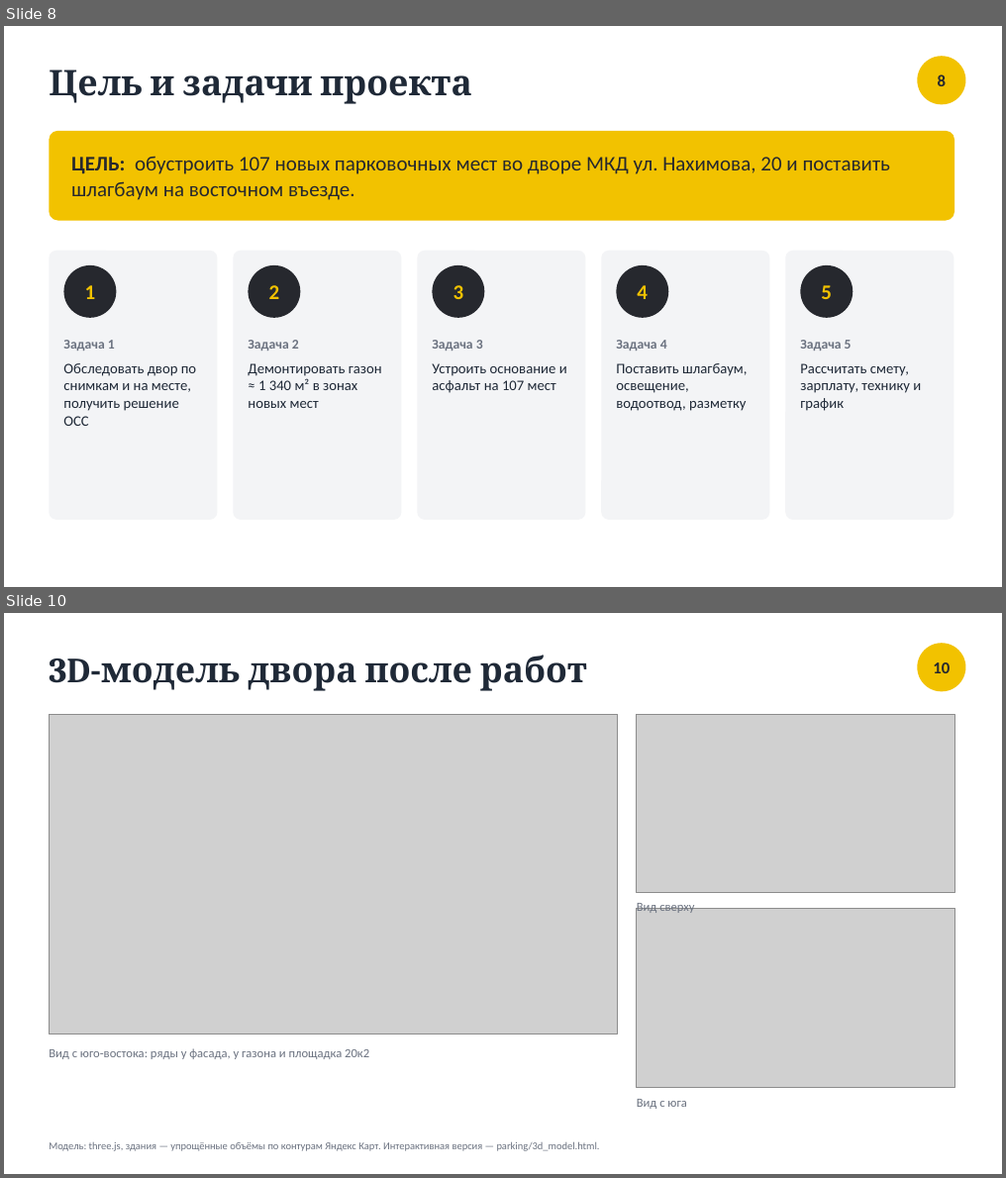
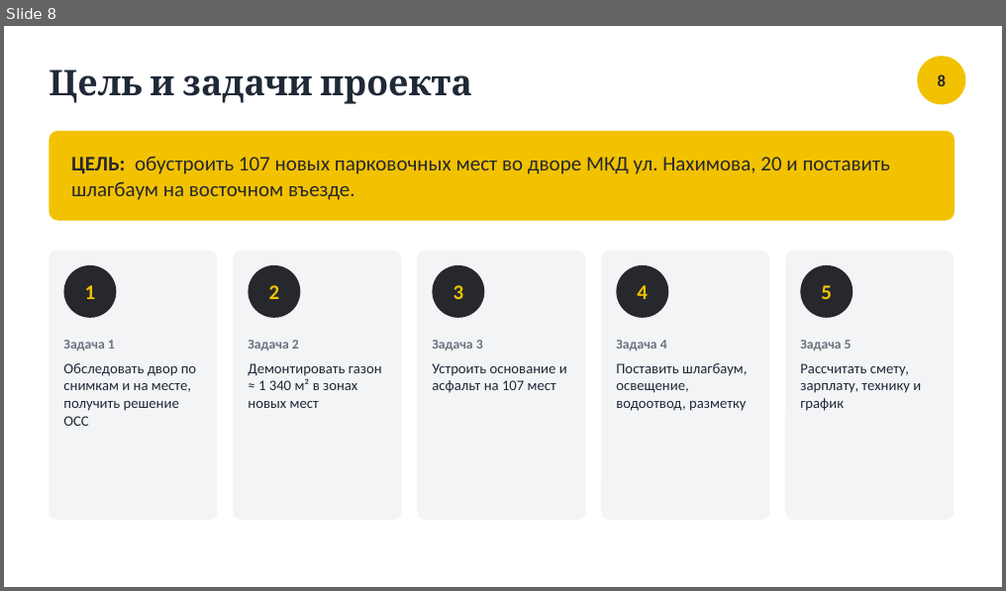
Before and after one commit to shortisshow-prog/mirigrushek, a slide deck: parking/Парковка_Нахимова_20.pptx. Shown one above the other, each under a label of ours: slides 8 and 10 before the commit, slide 8 after it; the slides between them are not shown. The pictures are 1006x1178 and 1006x591 pixels, drawn with LibreOffice and Linux fonts; fonts in the diff are those of the drawing; grey boxes stand for pictures. Boxes give left, top, right and bottom in pixels: in the first picture for what was removed or moved away, otherwise in the second. Text is boxed around its words. In the diff, an @@ line names an element or a change of style, - is before the commit and + after.

```diff
--- a/parking/Парковка_Нахимова_20.pptx
+++ b/parking/Парковка_Нахимова_20.pptx
@@ slide 10 removed at <box>4,613,1002,1174</box>, background #FFFFFF @@
@@ text removed at <box>49,655,587,691</box> @@
-3D-модель двора после работ
@@ ellipse removed at <box>918,643,966,691</box> @@
@@ text removed at <box>933,663,949,673</box> @@
-10
@@ picture removed at <box>49,714,618,1035</box> @@
@@ picture removed at <box>637,714,954,893</box> @@
@@ picture removed at <box>637,909,954,1087</box> @@
@@ text removed at <box>637,901,694,913</box> @@
-Вид сверху
@@ text removed at <box>49,1049,369,1059</box> @@
-Вид с юго-востока: ряды у фасада, у газона и площадка 20к2
@@ text removed at <box>637,1099,686,1109</box> @@
-Вид с юга
@@ text removed at <box>49,1143,600,1152</box> @@
-Модель: three.js, здания — упрощённые объёмы по контурам Яндекс Карт. Интерактивная версия — parking/3d_model.html.
```
Also in this commit, not shown: 7 slides changed, 19 other files.
